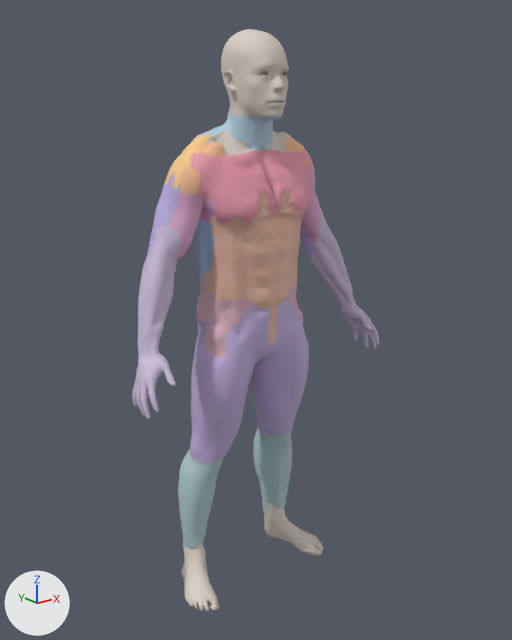
Two versions of the glTF model public/models/body.glb, one commit apart.
Both versions are drawn from a camera (50 mm lens) standing at (-1.347, -1.738, 1.617) and looking at (0.029, -0.018, 0.929). Lighting does not change. The marker at lower left points along +X, +Y and +Z. The picture after the commit comes second. Vertices at exactly the same position are counted once.

Names of what the first picture shows: 'nova_body'.
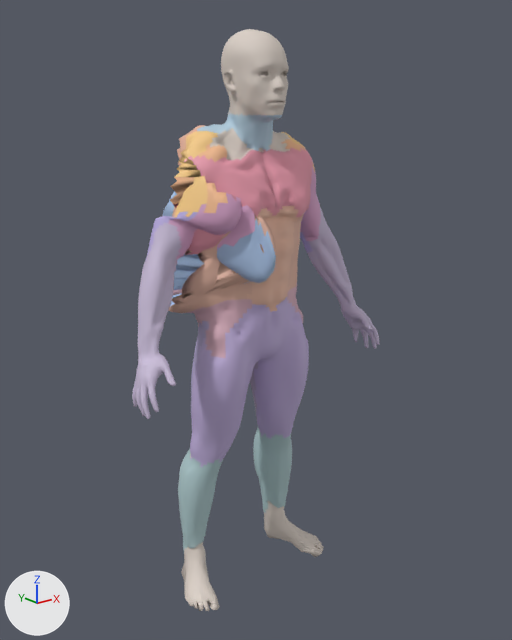
The newer file adds a shape key; the second version is drawn at full value of the shape key 'shoulder_up_R' of 'nova_body', and the change is written as the vertex moves it makes.

Patch to the scene script:
```diff
--- a/public/models/body.glb.py
+++ b/public/models/body.glb.py
@@ me_nova_body @@
 # used by ob_nova_body; location = (0.0, 0.0, 0.0)
-me_nova_body.from_pydata(...)  # 21853 vertices, 43702 faces; spans x -0.47..0.47, y -0.19..0.13, z 0.0..1.8
+me_nova_body.from_pydata(...)  # 21853 vertices, 43702 faces; spans x -0.47..0.47, y -0.23..0.22, z 0.0..1.8
+# me_nova_body part 1: 966 vertices moved from x -0.33..0.43, y -0.15..0.12, z 0.86..1.66 to x -0.33..0.43, y -0.23..0.22, z 0.86..1.66; 1240 vertices removed from x -0.32..0.32, y -0.16..0.11, z 1.04..1.57; 1240 vertices added at x -0.32..0.32, y -0.23..0.21, z 1.01..1.57
+# me_nova_body part 2: 82 kept faces spanning x -0.24..0.18, y -0.15..-0.01, z 1.18..1.47 get new vertex colours; the middle colour goes from white #ffffff to white #fafafa
+# me_nova_body part 3: 17 faces spanning x -0.23..0.2, y -0.08..-0.05, z 1.39..1.47 switch from mat_mus_front_delts to mat_mus_chest
+# me_nova_body part 4: 6 faces spanning x -0.25..0.19, y -0.05..-0.03, z 1.38..1.49 switch from mat_mus_front_delts to mat_mus_side_delts
+# me_nova_body part 5: 2 faces spanning x -0.27..-0.22, y -0.1..-0.01, z 1.38..1.41 switch from mat_mus_side_delts to mat_mus_front_delts
+# me_nova_body part 6: 47 faces spanning x -0.09..0.09, y -0.16..-0.14, z 1.27..1.36 switch from mat_mus_abs to mat_mus_chest
+# me_nova_body part 7: 39 faces spanning x -0.11..0.1, y -0.14..-0.12, z 1.05..1.26 switch from mat_mus_abs to mat_mus_obliques
+# me_nova_body part 8: 32 faces spanning x -0.06..0.06, y -0.14..-0.12, z 0.89..1.02 switch from mat_mus_abs to mat_mus_quads
+# me_nova_body part 9: 15 faces spanning x -0.24..0.15, y -0.15..-0.01, z 1.18..1.3 switch from mat_mus_obliques to mat_mus_chest
+# me_nova_body part 10: 5 faces spanning x -0.24..-0.08, y -0.21..-0.01, z 1.18..1.31 switch from mat_mus_lats to mat_mus_obliques
 me_nova_body.materials.append(mat_mus_rear_delts)
```

Pixel boxes (x1, y1, x2, y2) of what changed, in the pictures (512 x 640 px; the box of a moved part takes in the faces that stretch with it):
part 1 of me_nova_body, moved or reshaped
    both: (151, 106, 363, 325)
part 2 of me_nova_body, recoloured
    before: (212, 148, 301, 229)
    after: (186, 148, 301, 255)
part 3 of me_nova_body, recoloured
    before: (194, 148, 309, 180)
    after: (290, 148, 310, 161)
part 4 of me_nova_body, recoloured
    before: (181, 140, 299, 189)
    after: (203, 140, 299, 151)
part 5 of me_nova_body, recoloured
    after: (171, 178, 194, 186)
part 6 of me_nova_body, recoloured
    before: (252, 189, 301, 223)
    after: (261, 189, 301, 217)
part 7 of me_nova_body, recoloured
    before: (244, 234, 254, 295)
    after: (247, 282, 252, 295)
part 8 of me_nova_body, recoloured
    both: (257, 300, 285, 344)
part 9 of me_nova_body, recoloured
    before: (212, 215, 244, 229)
    after: (186, 241, 219, 255)
part 10 of me_nova_body, recoloured
    before: (207, 222, 215, 239)
    after: (254, 214, 267, 236)
